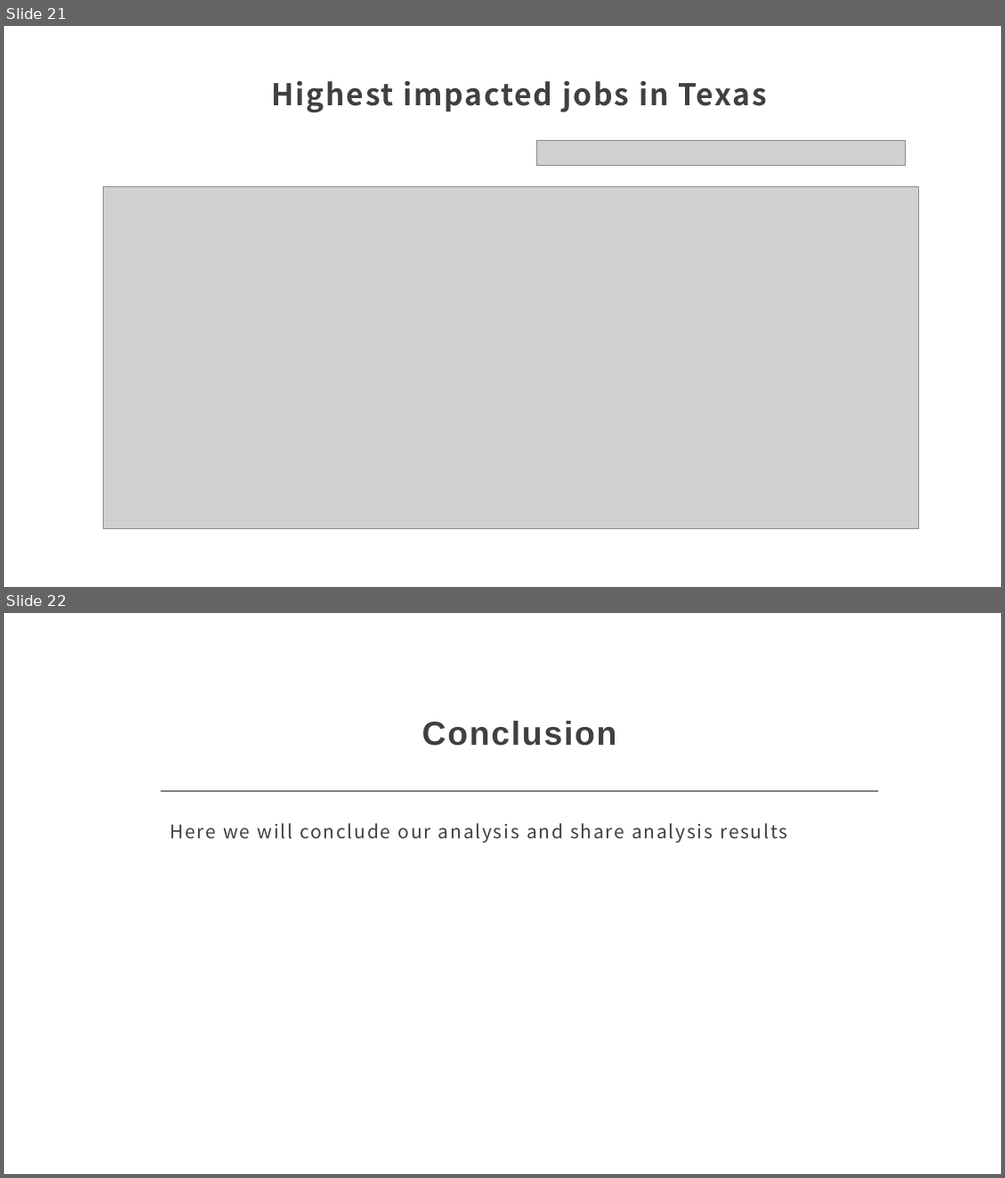
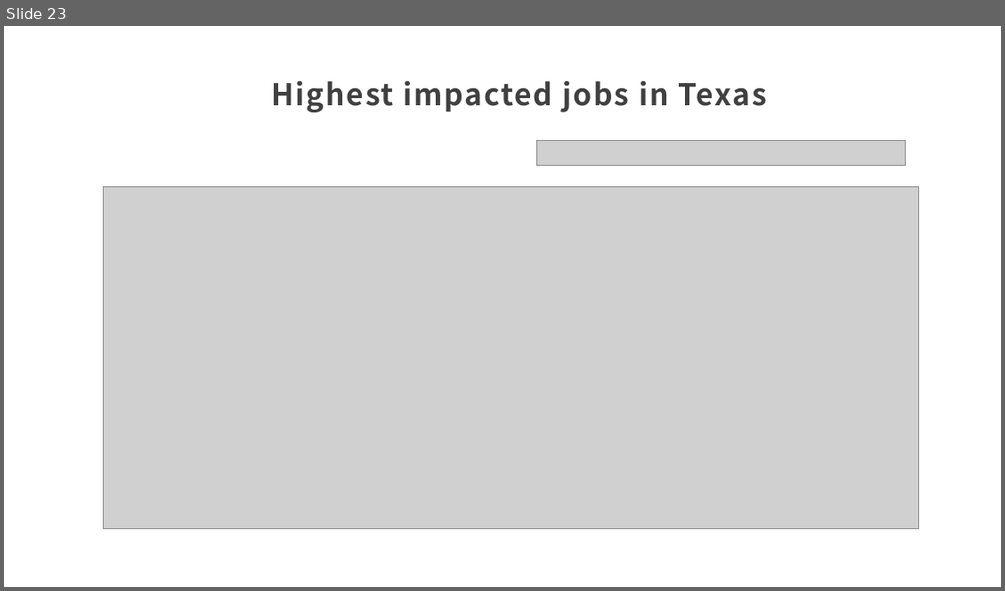
Before and after one commit to vinaya-kusuma/Project1, a slide deck: Project1.pptx. Shown one above the other, each under a label of ours: slides 21 and 22 before the commit, slide 23 after it. The pictures are 1005x1178 and 1005x591 pixels, drawn with LibreOffice and Linux fonts; fonts in the diff are those of the drawing; grey boxes stand for pictures. Boxes give left, top, right and bottom in pixels: in the first picture for what was removed or moved away, otherwise in the second. Text is boxed around its words. In the diff, an @@ line names an element or a change of style, - is before the commit and + after.

```diff
--- a/Project1.pptx
+++ b/Project1.pptx
@@ slide 22 removed at (4, 613, 1001, 1174), background #FFFFFF @@
@@ title removed at (422, 721, 617, 746) @@
-Conclusion
@@ line removed from (161, 791) to (878, 791) @@
@@ text removed at (170, 823, 787, 843) @@
-Here we will conclude our analysis and share analysis results
@@ what was slide 21 is now slide 23 @@
```
Also in this commit, not shown: 5 slides changed, 5 slides added, 4 other slides removed.
